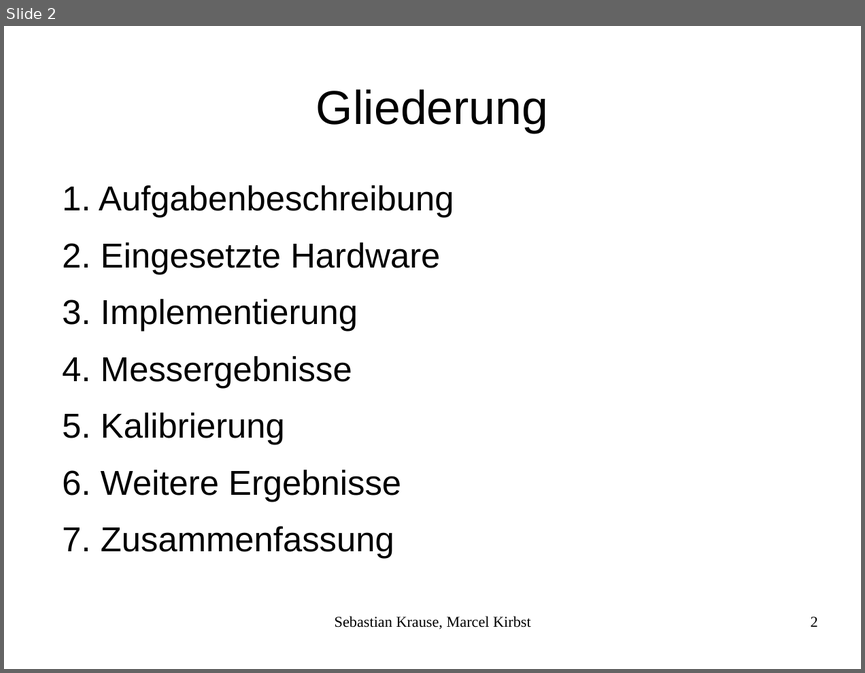
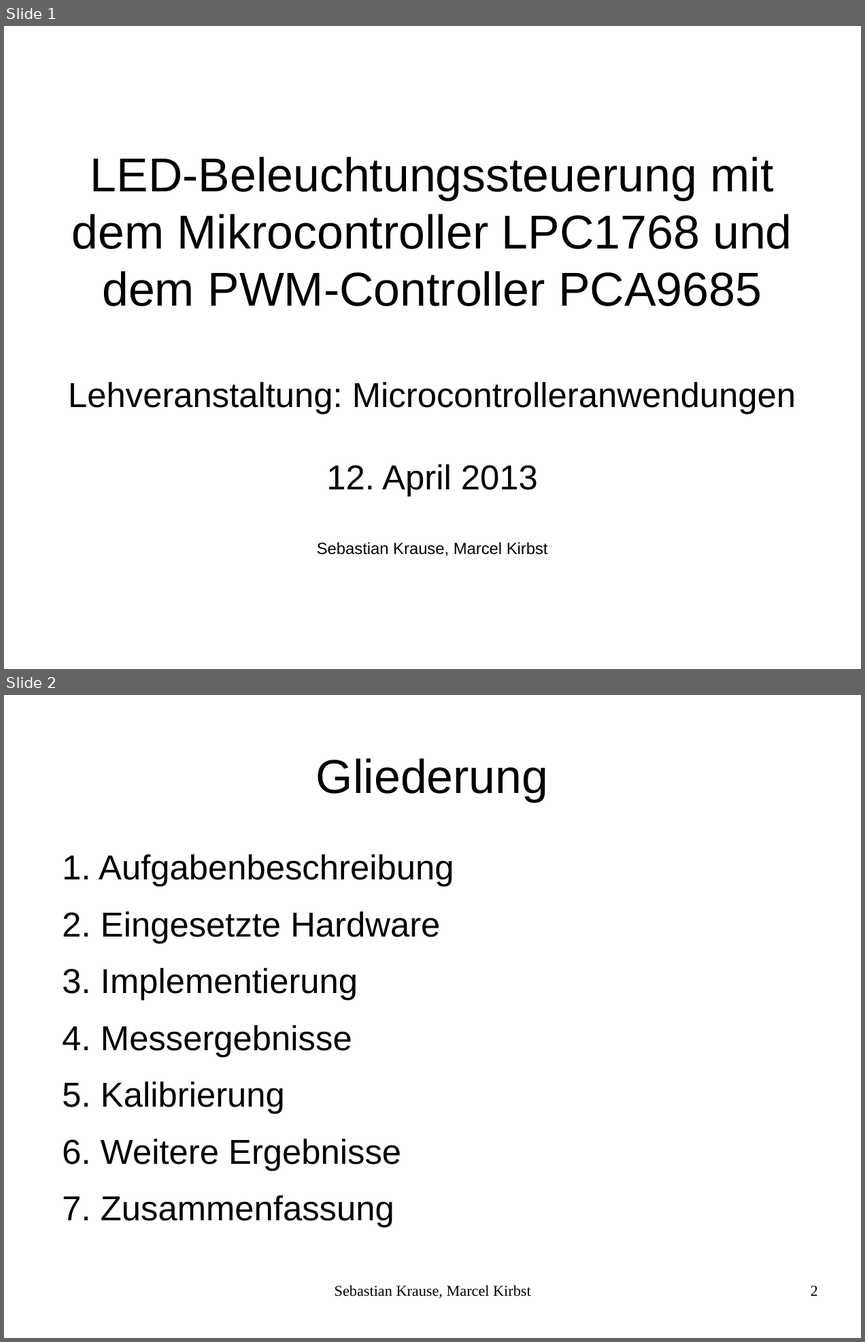
Before and after one commit to mkirbst/mca, a slide deck: praesi/mca.odp. Shown one above the other, each under a label of ours: slide 2 before the commit, slides 1 and 2 after it. The pictures are 865x673 and 865x1342 pixels, drawn with LibreOffice and Linux fonts; fonts in the diff are those of the drawing. Boxes give left, top, right and bottom in pixels: in the first picture for what was removed or moved away, otherwise in the second. Text is boxed around its words. In the diff, an @@ line names an element or a change of style, - is before the commit and + after.

```diff
--- a/praesi/mca.odp
+++ b/praesi/mca.odp
@@ slide 1 added at <box>4,26,861,669</box>, background #FFFFFF @@
@@ title added at <box>68,157,796,556</box>, 44 pt, text #000000 @@
+LED-Beleuchtungssteuerung mit dem Mikrocontroller LPC1768 und dem PWM-Controller PCA9685
+Lehveranstaltung: Microcontrolleranwendungen
+12. April 2013
+Sebastian Krause, Marcel Kirbst
```
Also in this commit, not shown: 4 slides changed, 7 other slides added, 1 slide removed, 1 other file.
